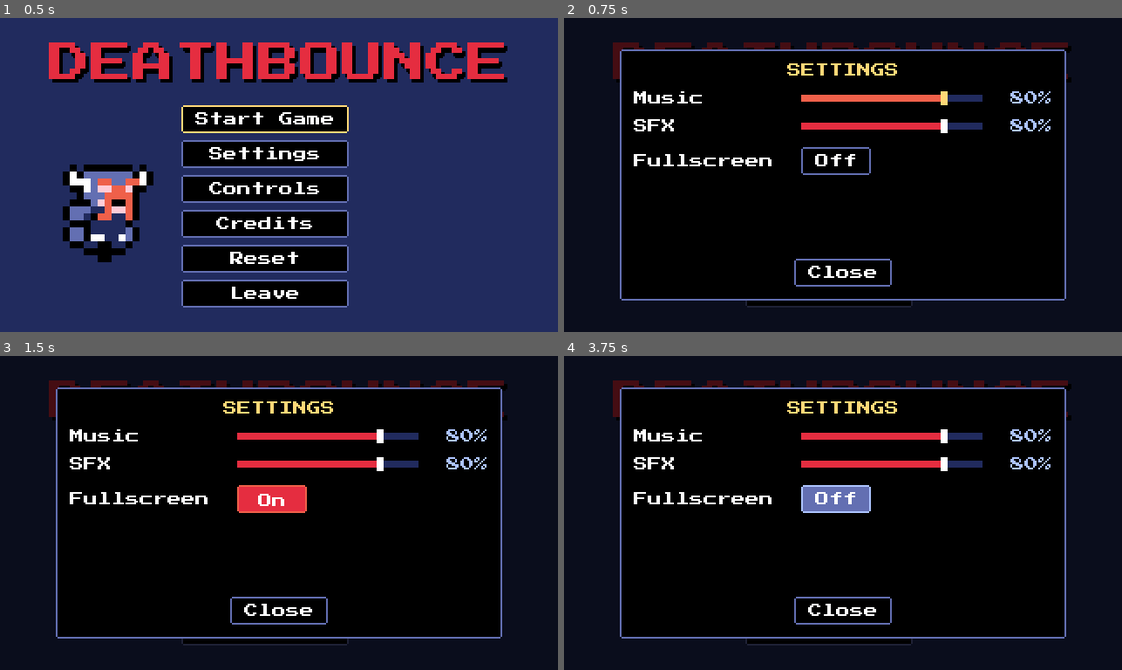
Above: before the commit, frames 1-4 (two rows, left to right).
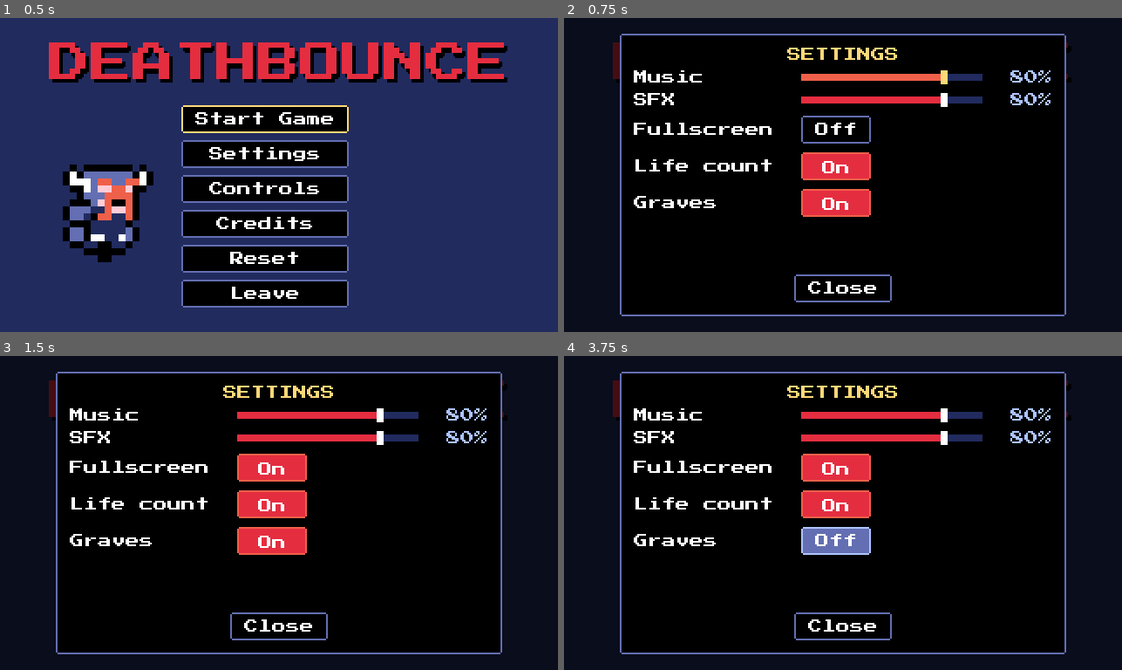
Above: after the commit, the same moments.

Repository: DaEpickid540/haven-2026
Game: Godot game, scene res://Scenes/main.tscn
Two runs of this game, one before a commit and one after it. Both use one fixed random seed, a clock stepped at 60 frames per second and the inputs below.
Inputs:
- Up to frame 1 (0.5 s): no input
- Up to frame 2 (0.75 s): click "Settings" at 0.5 s
- Up to frame 3 (1.5 s): click "Off" at 1.25 s
- Up to frame 4 (3.75 s): click "On" at 2 s; click "Off" at 2.75 s; click "On" at 3.5 s

Frame 1 is identical in both runs. In frame 2, 16% of the frame differs, in the area x 10-90%, y 5-95%; in frame 3, 16%; in frame 4, 16%.

Commit message:
Graves + Actual death benefits

Diff:
--- a/Scenes/death_screen.tscn
+++ b/Scenes/death_screen.tscn
@@ -53,6 +53,13 @@
 text = "Coins kept: 0"
 horizontal_alignment = 1
 
+[node name="Lives" type="Label" parent="Overlay/Panel/VBoxContainer"]
+unique_name_in_owner = true
+layout_mode = 2
+theme_type_variation = &"MutedLabel"
+text = "Deaths: 0"
+horizontal_alignment = 1
+
 [node name="TitleGap" type="Control" parent="Overlay/Panel/VBoxContainer"]
 custom_minimum_size = Vector2(0, 4)
 layout_mode = 2
--- /dev/null
+++ b/Scenes/grave.tscn
@@ -0,0 +1,30 @@
+[gd_scene format=3]
+
+[ext_resource type="Script" path="res://Scripts/grave.gd" id="1_grave"]
+[ext_resource type="Texture2D" uid="uid://q1mxo3s0n7bo" path="res://Assets/UI/heart.png" id="3_heart"]
+[ext_resource type="Texture2D" uid="uid://chw2o8hrbwh8d" path="res://Assets/2D Pixel Dungeon Asset Pack/character and tileset/Dungeon_Tileset.png" id="2_tiles"]
+
+[sub_resource type="AtlasTexture" id="AtlasTexture_bones"]
+atlas = ExtResource("2_tiles")
+region = Rect2(112, 112, 16, 16)
+
+[sub_resource type="CircleShape2D" id="CircleShape2D_grave"]
+radius = 8.0
+
+[node name="Grave" type="Area2D" groups=["Grave"]]
+collision_layer = 0
+collision_mask = 1
+monitorable = false
+script = ExtResource("1_grave")
+
+[node name="Sprite2D" type="Sprite2D" parent="."]
+modulate = Color(0.75, 1, 0.8, 1)
+texture = SubResource("AtlasTexture_bones")
+
+[node name="Heart" type="Sprite2D" parent="."]
+position = Vector2(0, -13)
+scale = Vector2(0.5, 0.5)
+texture = ExtResource("3_heart")
+
+[node name="CollisionShape2D" type="CollisionShape2D" parent="."]
+shape = SubResource("CircleShape2D_grave")
--- a/Scenes/hud.tscn
+++ b/Scenes/hud.tscn
@@ -3,6 +3,11 @@
 [ext_resource type="Script" path="res://Scripts/hud.gd" id="1_hud"]
 [ext_resource type="Texture2D" uid="uid://q1mxo3s0n7bo" path="res://Assets/UI/heart.png" id="2_heart"]
 [ext_resource type="Texture2D" uid="uid://55ua3inv6vtj" path="res://Assets/2D Pixel Dungeon Asset Pack/items and trap_animation/coin/coin_1.png" id="4_coin"]
+[ext_resource type="Texture2D" uid="uid://chw2o8hrbwh8d" path="res://Assets/2D Pixel Dungeon Asset Pack/character and tileset/Dungeon_Tileset.png" id="5_tiles"]
+
+[sub_resource type="AtlasTexture" id="AtlasTexture_bones"]
+atlas = ExtResource("5_tiles")
+region = Rect2(112, 112, 16, 16)
 
 [node name="Hud" type="CanvasLayer" unique_id=1245555729]
 layer = 1
@@ -100,3 +105,26 @@
 size_flags_vertical = 4
 theme_type_variation = &"HudLabel"
 text = "0"
+
+[node name="LifeRow" type="HBoxContainer" parent="."]
+unique_name_in_owner = true
+offset_left = 8.0
+offset_top = 8.0
+offset_right = 88.0
+offset_bottom = 24.0
+mouse_filter = 2
+theme_override_constants/separation = 2
+
+[node name="LifeIcon" type="TextureRect" parent="LifeRow"]
+custom_minimum_size = Vector2(16, 16)
+layout_mode = 2
+mouse_filter = 2
+texture = SubResource("AtlasTexture_bones")
+stretch_mode = 3
+
+[node name="Life" type="Label" parent="LifeRow"]
+unique_name_in_owner = true
+layout_mode = 2
+size_flags_vertical = 4
+theme_type_variation = &"HudLabel"
+text = "Life 1"
--- a/Scenes/settings_modal.tscn
+++ b/Scenes/settings_modal.tscn
@@ -26,15 +26,15 @@
 layout_mode = 1
 anchors_preset = -1
 anchor_left = 0.1
-anchor_top = 0.1
+anchor_top = 0.05
 anchor_right = 0.9
-anchor_bottom = 0.9
+anchor_bottom = 0.95
 grow_horizontal = 2
 grow_vertical = 2
 
 [node name="VBox" type="VBoxContainer" parent="Panel"]
 layout_mode = 2
-theme_override_constants/separation = 8
+theme_override_constants/separation = 5
 
 [node name="Title" type="Label" parent="Panel/VBox"]
 layout_mode = 2
@@ -109,6 +109,40 @@
 toggle_mode = true
 text = "Off"
 
+[node name="LifeCounterRow" type="HBoxContainer" parent="Panel/VBox"]
+layout_mode = 2
+theme_override_constants/separation = 8
+
+[node name="Label" type="Label" parent="Panel/VBox/LifeCounterRow"]
+custom_minimum_size = Vector2(88, 0)
+layout_mode = 2
+size_flags_vertical = 4
+text = "Life count"
+
+[node name="LifeCounterToggle" type="Button" parent="Panel/VBox/LifeCounterRow"]
+unique_name_in_owner = true
+custom_minimum_size = Vector2(40, 0)
+layout_mode = 2
+toggle_mode = true
+text = "On"
+
+[node name="GravesRow" type="HBoxContainer" parent="Panel/VBox"]
+layout_mode = 2
+theme_override_constants/separation = 8
+
+[node name="Label" type="Label" parent="Panel/VBox/GravesRow"]
+custom_minimum_size = Vector2(88, 0)
+layout_mode = 2
+size_flags_vertical = 4
+text = "Graves"
+
+[node name="GravesToggle" type="Button" parent="Panel/VBox/GravesRow"]
+unique_name_in_owner = true
+custom_minimum_size = Vector2(40, 0)
+layout_mode = 2
+toggle_mode = true
+text = "On"
+
 [node name="Spacer" type="Control" parent="Panel/VBox"]
 layout_mode = 2
 size_flags_vertical = 3
@@ -123,4 +157,6 @@
 [connection signal="value_changed" from="Panel/VBox/MusicRow/MusicSlider" to="." method="_on_music_slider_value_changed"]
 [connection signal="value_changed" from="Panel/VBox/SfxRow/SfxSlider" to="." method="_on_sfx_slider_value_changed"]
 [connection signal="toggled" from="Panel/VBox/FullscreenRow/FullscreenToggle" to="." method="_on_fullscreen_toggled"]
+[connection signal="toggled" from="Panel/VBox/LifeCounterRow/LifeCounterToggle" to="." method="_on_life_counter_toggled"]
+[connection signal="toggled" from="Panel/VBox/GravesRow/GravesToggle" to="." method="_on_graves_toggled"]
 [connection signal="pressed" from="Panel/VBox/SettingsClose" to="." method="close"]
--- a/Scenes/win_screen.tscn
+++ b/Scenes/win_screen.tscn
@@ -59,6 +59,13 @@
 text = "Coins: 0"
 horizontal_alignment = 1
 
+[node name="Lives" type="Label" parent="Overlay/Panel/VBoxContainer"]
+unique_name_in_owner = true
+layout_mode = 2
+theme_type_variation = &"MutedLabel"
+text = "Won on life 1"
+horizontal_alignment = 1
+
 [node name="TitleGap" type="Control" parent="Overlay/Panel/VBoxContainer"]
 custom_minimum_size = Vector2(0, 4)
 layout_mode = 2
--- a/Scripts/death_screen.gd
+++ b/Scripts/death_screen.gd
@@ -12,6 +12,8 @@
 
 func open() -> void:
 	%Coins.text = "Coins kept: %d" % PlayerStats.coins
+	%Lives.visible = GameSettings.life_counter
+	%Lives.text = "Deaths: %d" % PlayerStats.deaths
 	overlay.modulate.a = 0.0
 	overlay.show()
 	get_tree().paused = true
--- a/Scripts/game_settings.gd
+++ b/Scripts/game_settings.gd
@@ -1,4 +1,6 @@
 extends Node
+
+signal changed
 
 const PATH := "user://settings.cfg"
 const MUSIC_BUS := "Music"
@@ -8,6 +10,8 @@
 var music_volume := 0.8
 var sfx_volume := 0.8
 var fullscreen := false
+var life_counter := true
+var graves := true
 
 
 func _ready() -> void:
@@ -30,6 +34,16 @@
 	_apply_window()
 
 
+func set_life_counter(enabled: bool) -> void:
+	life_counter = enabled
+	changed.emit()
+
+
+func set_graves(enabled: bool) -> void:
+	graves = enabled
+	changed.emit()
+
+
 func load_settings() -> void:
 	var cfg := ConfigFile.new()
 	if cfg.load(PATH) != OK:
@@ -38,6 +52,8 @@
 	sfx_volume = _read_volume(cfg, "audio", "sfx_volume", sfx_volume)
 	var fs = cfg.get_value("video", "fullscreen", fullscreen)
 	fullscreen = fs if fs is bool else fullscreen
+	life_counter = _read_bool(cfg, "gameplay", "life_counter", life_counter)
+	graves = _read_bool(cfg, "gameplay", "graves", graves)
 
 
 func save_settings() -> void:
@@ -45,6 +61,8 @@
 	cfg.set_value("audio", "music_volume", music_volume)
 	cfg.set_value("audio", "sfx_volume", sfx_volume)
 	cfg.set_value("video", "fullscreen", fullscreen)
+	cfg.set_value("gameplay", "life_counter", life_counter)
+	cfg.set_value("gameplay", "graves", graves)
 	var err := cfg.save(PATH)
 	if err != OK:
 		push_warning("Couldn't save settings to %s (error %d)" % [PATH, err])
@@ -61,6 +79,11 @@
 	if value is float or value is int:
 		return clampf(value, 0.0, 1.0)
 	return fallback
+
+
+func _read_bool(cfg: ConfigFile, section: String, key: String, fallback: bool) -> bool:
+	var value = cfg.get_value(section, key, fallback)
+	return value if value is bool else fallback
 
 
 func _apply_bus(bus_name: String, volume: float) -> void:
--- /dev/null
+++ b/Scripts/grave.gd
@@ -0,0 +1,53 @@
+class_name Grave extends Area2D
+
+const HEAL_FRACTION := 0.5
+const BOB_HEIGHT := 2.0
+const BOB_TIME := 0.7
+const TINT := Color(0.75, 1, 0.8)
+const GLOW := Color(1.1, 1.5, 1.15)
+
+@onready var sprite: Sprite2D = $Sprite2D
+@onready var heart: Sprite2D = $Heart
+
+var _used := false
+
+
+func _ready() -> void:
+	GameSettings.changed.connect(_apply_setting)
+	_apply_setting()
+	# green glow and bobbing heart so it stands out from floor bones
+	var rest := heart.position.y
+	var tween := create_tween().set_loops()
+	tween.tween_property(sprite, "modulate", GLOW, BOB_TIME).set_trans(Tween.TRANS_SINE)
+	tween.parallel().tween_property(heart, "position:y", rest - BOB_HEIGHT, BOB_TIME).set_trans(Tween.TRANS_SINE)
+	tween.tween_property(sprite, "modulate", TINT, BOB_TIME).set_trans(Tween.TRANS_SINE)
+	tween.parallel().tween_property(heart, "position:y", rest, BOB_TIME).set_trans(Tween.TRANS_SINE)
+
+
+func _apply_setting() -> void:
+	visible = GameSettings.graves
+
+
+# checked every frame so it still works if you were full hp when you walked on
+func _physics_process(_delta: float) -> void:
+	if _used or not GameSettings.graves:
+		return
+	if PlayerStats.health <= 0 or PlayerStats.health >= PlayerStats.max_health:
+		return
+	for body in get_overlapping_bodies():
+		if body.is_in_group("Player"):
+			_heal()
+			return
+
+
+func _heal() -> void:
+	_used = true
+	var amount := ceili(PlayerStats.max_health * HEAL_FRACTION)
+	PlayerStats.heal(amount)
+	PlayerStats.clear_grave()
+	Audio.play_sfx("buy")
+	Juice.popup(global_position, "+%d" % amount, Juice.HEAL)
+	var tween := create_tween().set_parallel(true)
+	tween.tween_property(self, "position:y", position.y - 12, 0.4)
+	tween.tween_property(self, "modulate:a", 0.0, 0.4)
+	tween.chain().tween_callback(queue_free)
--- a/Scripts/hud.gd
+++ b/Scripts/hud.gd
@@ -12,6 +12,8 @@
 @onready var stamina_bar: ProgressBar = %Stamina
 @onready var coins_label: Label = %Coins
 @onready var coin_icon: TextureRect = %CoinIcon
+@onready var life_row: HBoxContainer = %LifeRow
+@onready var life_label: Label = %Life
 
 var _coin_time := 0.0
 
@@ -21,6 +23,9 @@
 	PlayerStats.coins_changed.connect(set_coins)
 	set_health(PlayerStats.health, PlayerStats.max_health)
 	PlayerStats.health_changed.connect(set_health)
+	_refresh_life()
+	PlayerStats.deaths_changed.connect(_refresh_life.unbind(1))
+	GameSettings.changed.connect(_refresh_life)
 
 
 func set_health(current: float, maximum: float) -> void:
@@ -37,6 +42,11 @@
 	coins_label.text = str(amount)
 
 
+func _refresh_life() -> void:
+	life_row.visible = GameSettings.life_counter
+	life_label.text = "Life %d" % PlayerStats.get_life()
+
+
 func _process(delta: float) -> void:
 	_coin_time += delta
 	coin_icon.texture = COIN_FRAMES[int(_coin_time * COIN_FPS) % COIN_FRAMES.size()]
--- a/Scripts/juice.gd
+++ b/Scripts/juice.gd
@@ -9,6 +9,7 @@
 
 const ENEMY_HIT := Color(1, 1, 1)
 const PLAYER_HIT := Color(1, 0.35, 0.35)
+const HEAL := Color(0.45, 1, 0.5)
 
 var _trauma := 0.0
 var _camera: Camera2D = null
@@ -44,11 +45,15 @@
 
 
 func number(world_pos: Vector2, amount: int, color := ENEMY_HIT) -> void:
+	popup(world_pos, str(amount), color)
+
+
+func popup(world_pos: Vector2, text: String, color := ENEMY_HIT) -> void:
 	var scene := get_tree().current_scene
 	if scene == null:
 		return
 	var label := Label.new()
-	label.text = str(amount)
+	label.text = text
 	label.theme_type_variation = &"HudLabel"
 	label.add_theme_color_override("font_color", color)
 	label.horizontal_alignment = HORIZONTAL_ALIGNMENT_CENTER
--- a/Scripts/player.gd
+++ b/Scripts/player.gd
@@ -17,6 +17,7 @@
 const DEATH_TIME_SCALE := 0.5
 const KNOCKBACK_FORCE := 120.0
 const KNOCKBACK_DECAY := 700.0
+const GRAVE_SCENE := preload("res://Scenes/grave.tscn")
 
 var sprinting := false
 var stamina := 0.0
@@ -47,6 +48,20 @@
 	stamina = PlayerStats.get_max_stamina()
 	PlayerStats.died.connect(_on_died)
 	weapon_hitbox.body_entered.connect(_on_weapon_body_entered)
+	_spawn_grave.call_deferred()
+
+
+# grave from the last death if it was in this room
+func _spawn_grave() -> void:
+	if owner == null or PlayerStats.grave_scene.is_empty():
+		return
+	if PlayerStats.grave_scene != owner.scene_file_path:
+		return
+	var grave := GRAVE_SCENE.instantiate()
+	owner.add_child(grave)
+	# under the player and enemies
+	owner.move_child(grave, get_index())
+	grave.global_position = PlayerStats.grave_position
 
 
 func take_damage(amount: int, from := Vector2.INF) -> bool:
@@ -70,6 +85,8 @@
 		return
 
 	dying = true
+	if owner != null:
+		PlayerStats.record_death(owner.scene_file_path, global_position)
 	Audio.play_sfx("player_die")
 	set_physics_process(false)
 	velocity = Vector2.ZERO
--- a/Scripts/player_stats.gd
+++ b/Scripts/player_stats.gd
@@ -4,6 +4,7 @@
 signal upgraded(stat: String, level: int)
 signal health_changed(current: int, maximum: int)
 signal died
+signal deaths_changed(deaths: int)
 
 const MAX_LEVEL := 5
 const UPGRADE_BASE_COST := {"strength": 10, "speed": 12, "stamina": 8, "health": 10}
@@ -20,6 +21,10 @@
 var max_health := BASE_MAX_HEALTH
 var health := max_health
 var levels := {"strength": 1, "speed": 1, "stamina": 1, "health": 1}
+var deaths := 0
+# last death spot
+var grave_scene := ""
+var grave_position := Vector2.ZERO
 
 
 # coins
@@ -98,6 +103,28 @@
 	health_changed.emit(health, max_health)
 
 
+func heal(amount: int) -> void:
+	health = mini(health + amount, max_health)
+	health_changed.emit(health, max_health)
+
+
+# deaths
+
+func get_life() -> int:
+	return deaths + 1
+
+
+func record_death(scene_path: String, at: Vector2) -> void:
+	deaths += 1
+	grave_scene = scene_path
+	grave_position = at
+	deaths_changed.emit(deaths)
+
+
+func clear_grave() -> void:
+	grave_scene = ""
+
+
 # reset
 
 func reset_character() -> void:
@@ -107,5 +134,8 @@
 	for stat in levels:
 		levels[stat] = 1
 		upgraded.emit(stat, 1)
+	deaths = 0
+	clear_grave()
+	deaths_changed.emit(deaths)
 	coins_changed.emit(coins)
 	health_changed.emit(health, max_health)
--- a/Scripts/settings_modal.gd
+++ b/Scripts/settings_modal.gd
@@ -7,6 +7,8 @@
 @onready var sfx_slider: HSlider = %SfxSlider
 @onready var sfx_value: Label = %SfxValue
 @onready var fullscreen_toggle: Button = %FullscreenToggle
+@onready var life_counter_toggle: Button = %LifeCounterToggle
+@onready var graves_toggle: Button = %GravesToggle
 
 const PREVIEW_GAP_MS := 120
 
@@ -17,6 +19,8 @@
 	music_slider.set_value_no_signal(GameSettings.music_volume)
 	sfx_slider.set_value_no_signal(GameSettings.sfx_volume)
 	fullscreen_toggle.set_pressed_no_signal(GameSettings.fullscreen)
+	life_counter_toggle.set_pressed_no_signal(GameSettings.life_counter)
+	graves_toggle.set_pressed_no_signal(GameSettings.graves)
 	_refresh_labels()
 	show()
 	music_slider.grab_focus()
@@ -56,7 +60,18 @@
 	_refresh_labels()
 
 
+func _on_life_counter_toggled(enabled: bool) -> void:
+	GameSettings.set_life_counter(enabled)
+	_refresh_labels()
+
+
+func _on_graves_toggled(enabled: bool) -> void:
+	GameSettings.set_graves(enabled)
+	_refresh_labels()
+
+
 func _refresh_labels() -> void:
 	music_value.text = "%d%%" % roundi(music_slider.value * 100)
 	sfx_value.text = "%d%%" % roundi(sfx_slider.value * 100)
-	fullscreen_toggle.text = "On" if fullscreen_toggle.button_pressed else "Off"
+	for toggle: Button in [fullscreen_toggle, life_counter_toggle, graves_toggle]:
+		toggle.text = "On" if toggle.button_pressed else "Off"
--- a/Scripts/win_screen.gd
+++ b/Scripts/win_screen.gd
@@ -12,6 +12,8 @@
 
 func open() -> void:
 	%Coins.text = "Coins: %d" % PlayerStats.coins
+	%Lives.visible = GameSettings.life_counter
+	%Lives.text = "Won on life %d" % PlayerStats.get_life()
 	Audio.play_sfx("buy")
 	overlay.modulate.a = 0.0
 	overlay.show()
Not shown, added: Scripts/grave.gd.uid
